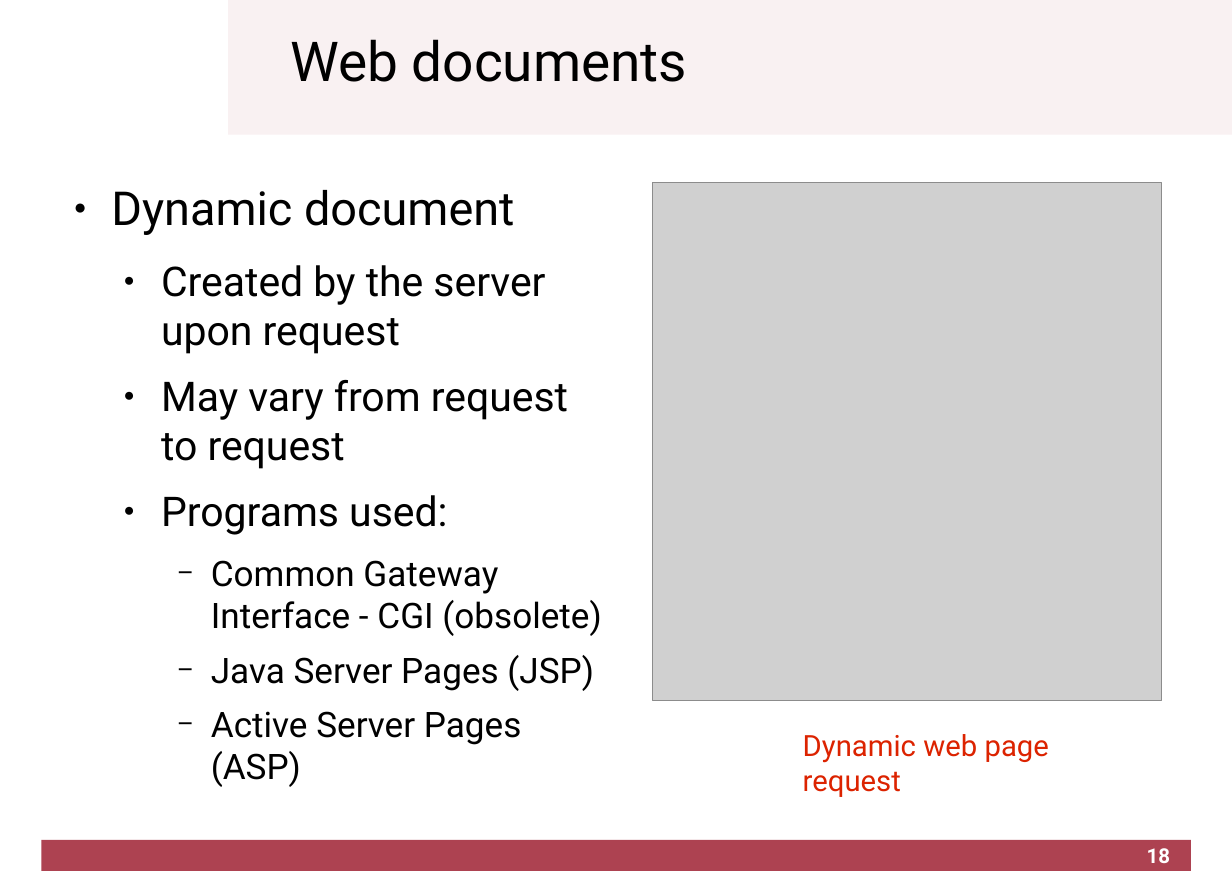
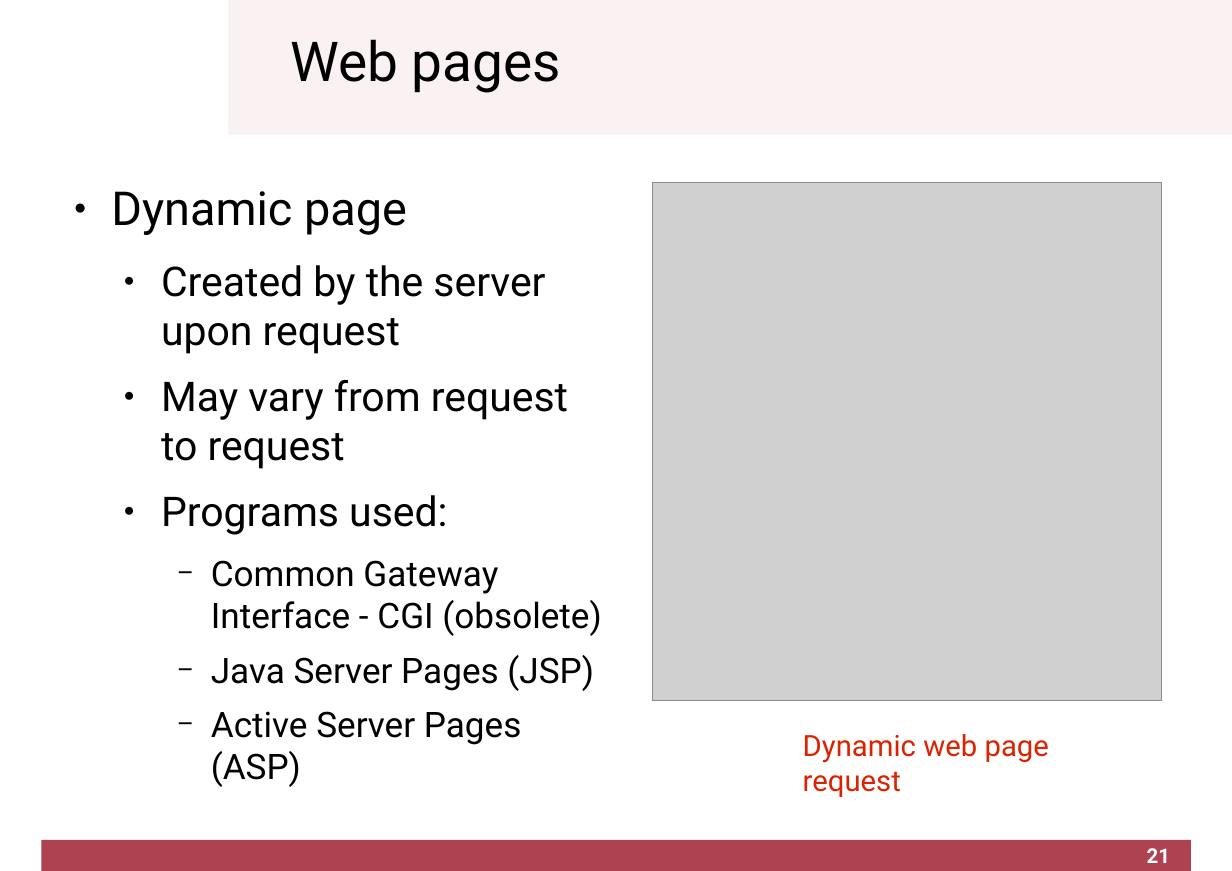
Before and after one commit to cletomartin/redes1, a slide deck: slide 21 of slides/application.odp (slide 18 before the commit). Drawn at 1232x871 pixels with LibreOffice and Linux fonts; fonts in the diff are those of the drawing; grey boxes stand for pictures; background and template pictures are left out. Boxes give left, top, right and bottom in pixels: in the first picture for what was removed or moved away, otherwise in the second. Text is boxed around its words. In the diff, an @@ line names an element or a change of style, - is before the commit and + after.

```diff
--- a/slides/application.odp
+++ b/slides/application.odp
@@ title at (290,39,561,93): text changed @@
-Web documents
+Web pages
@@ text at (111,191,407,235): text changed @@
-● Dynamic document
+● Dynamic page
@@ page number at (1147,848,1171,863): text changed @@
-18
+21
```
Also in this commit, not shown: 11 other slides changed, 4 slides added, 2 other files.
